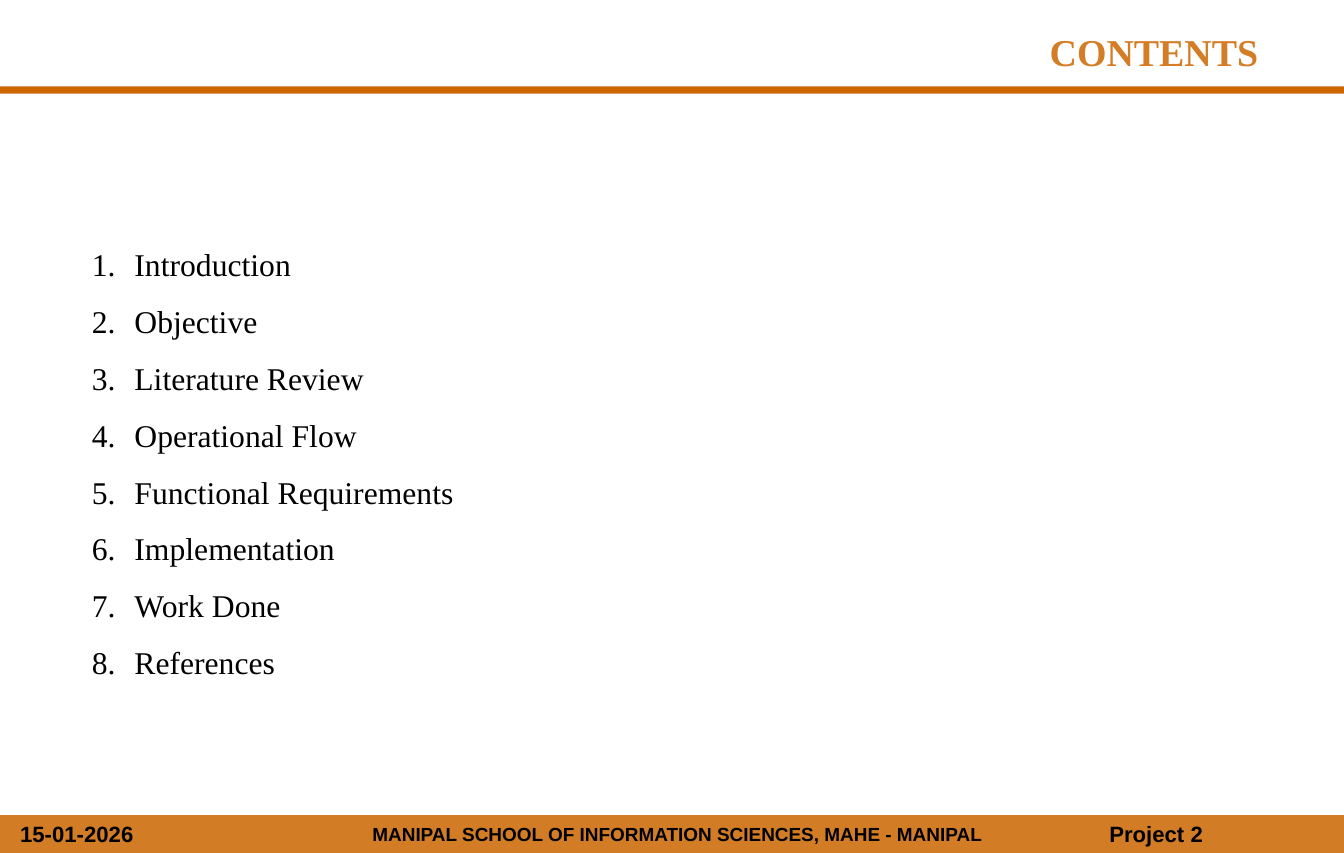
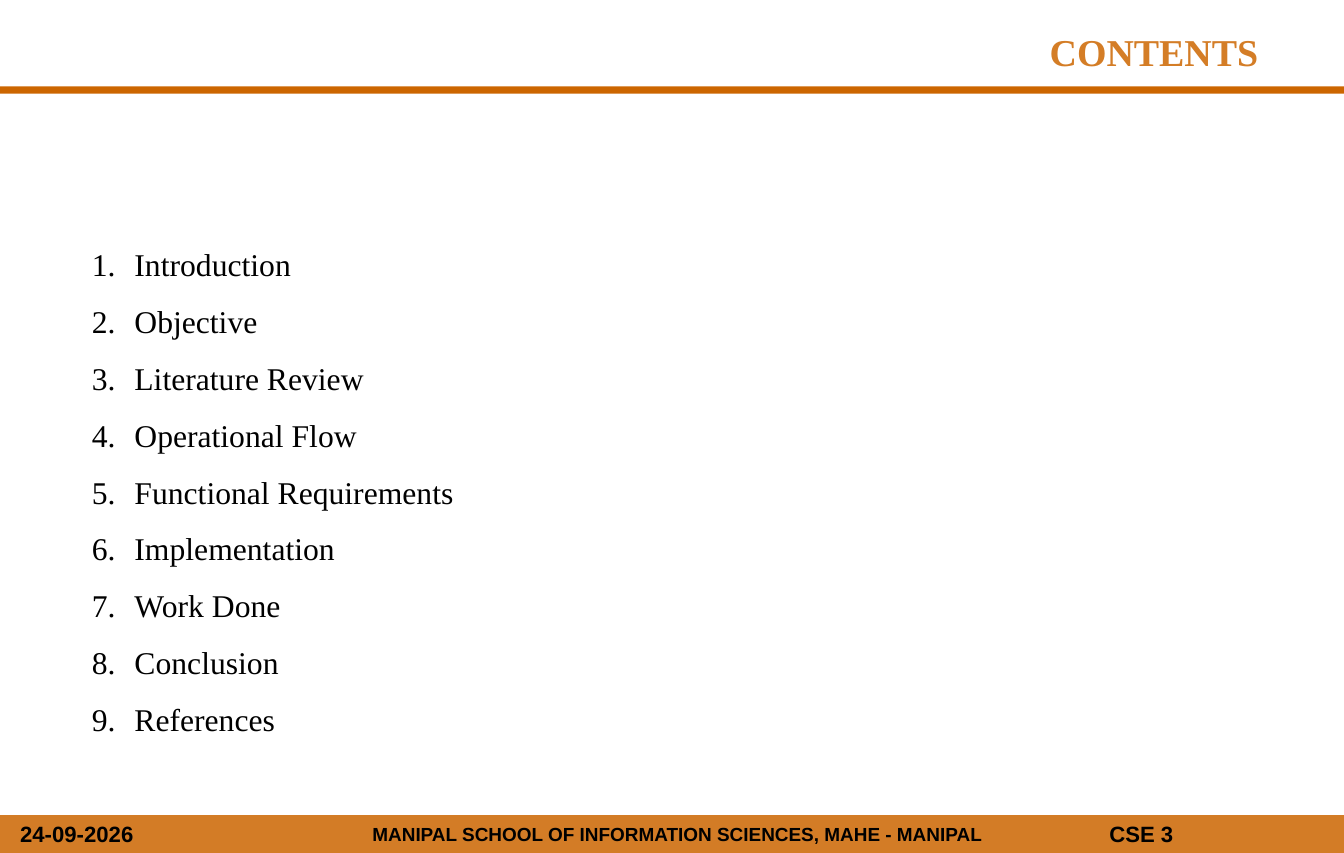
Before and after one commit to NitinKarthik01/AI_IDS, a slide deck: slide 2 of DOCS/Mini_Project_Presentation_Template.pptx. Drawn at 1344x853 pixels with LibreOffice and Linux fonts; fonts in the diff are those of the drawing; background and template pictures are left out. Boxes give left, top, right and bottom in pixels: in the first picture for what was removed or moved away, otherwise in the second. Text is boxed around its words. In the diff, an @@ line names an element or a change of style, - is before the commit and + after.

```diff
--- a/DOCS/Mini_Project_Presentation_Template.pptx
+++ b/DOCS/Mini_Project_Presentation_Template.pptx
@@ text at bbox=[134, 652, 278, 675]: paragraph added @@
+8. Conclusion
@@ text at bbox=[20, 826, 133, 843]: text changed @@
-15-01-2026
+24-09-2026
@@ text at bbox=[1109, 826, 1173, 843]: text changed @@
-Project 2
+CSE 3
```
Also in this commit, not shown: 5 other slides changed, 16 slides added, 5 slides removed, 1 other file.
